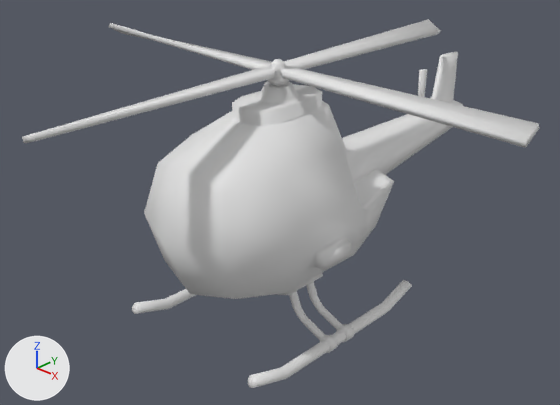
An edit to the Blender file assets/helicopter.blend, drawn before and after from the same camera.
Both versions are drawn from a 50 mm camera at (9.62, -9.93, 6.28) aimed at (-0.22, 0.28, -0.32). Lighting does not change. The marker at lower left points along +X, +Y and +Z.

In view in the first picture: 'Helicopter'.
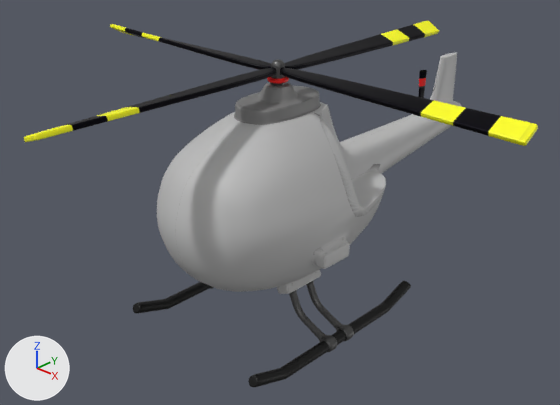
Location of each change, (x1, y1, x2, y2) in pixels of the pictures (560 x 405 px):
'Helicopter', reshaped, modifiers changed: before (22, 19, 539, 388); after (24, 21, 538, 387)
part 1 of me_cube_003, added: after (34, 21, 531, 145)
part 2 of me_cube_003, added: after (248, 369, 284, 387)
part 3 of me_cube_003, added: after (138, 299, 167, 313)
part 4 of me_cube_003, added: after (385, 281, 411, 307)
part 5 of me_cube_003, recoloured: before (22, 52, 539, 388); after (24, 24, 538, 387)

What the commit changed:
Picture 'Material.001 Base Color' (img_material_001_base_color) is new.
Picture 'Material.001 Metallic' (img_material_001_metallic) is new.
Material 'Material.001' (mat_material_001) is new.
Uses the picture img_material_001_base_color.
Uses the picture img_material_001_metallic.
me_cube_003 is used by ob_helicopter; location (0.0, 0.0, 0.0).
me_cube_003 had 1700 vertices, 1668 faces and spanned x -5.0..5.0, y -5.0..6.43, z -2.65..2.68.
me_cube_003 now has 1948 vertices, 1916 faces and spans x -5.0..5.0, y -5.0..6.43, z -2.65..2.68.
me_cube_003 part 1: 120 vertices added at x -4.41..4.41, y -4.41..5.9, z -0.57..2.63.
me_cube_003 part 2: 32 vertices added at x 1.57..1.8, y -2.24..-1.99, z -2.48..-2.21.
me_cube_003 part 3: 32 vertices added at x -1.8..-1.57, y -2.24..-1.99, z -2.48..-2.21.
me_cube_003 part 4: 32 vertices added at x 1.57..1.8, y 1.8..2.06, z -2.48..-2.21.
me_cube_003 part 5: 1568 faces spanning x -5.0..5.0, y -5.0..6.43, z -2.65..2.68 switch from no material to mat_material_001.
Object 'Helicopter' (ob_helicopter) gains a BEVEL modifier named 'Bevel'.
Modifier setting: angle_limit = 1.309.
Object 'Helicopter' (ob_helicopter) gains a SUBSURF modifier named 'Subdivision'.
Modifier setting: levels = 2.
